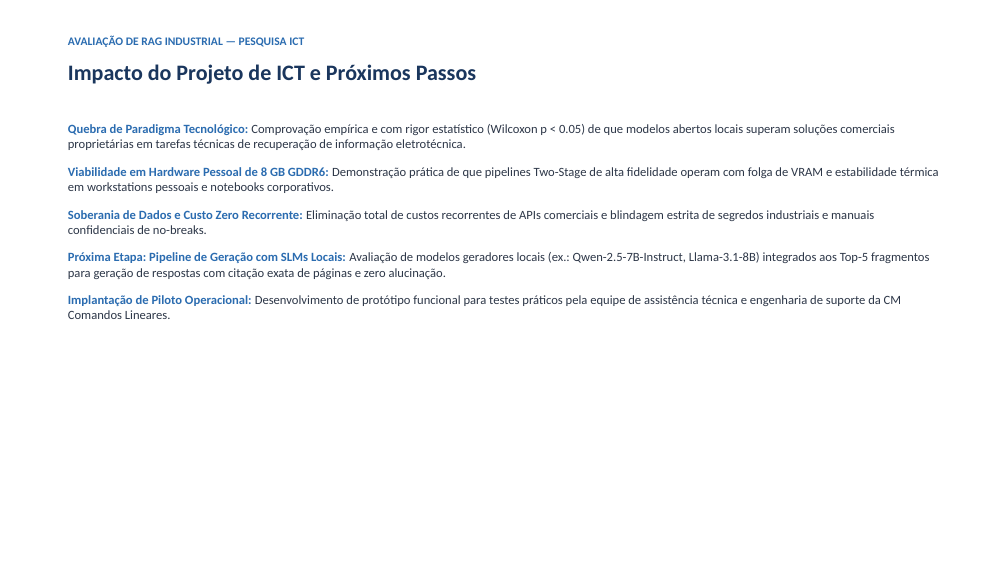
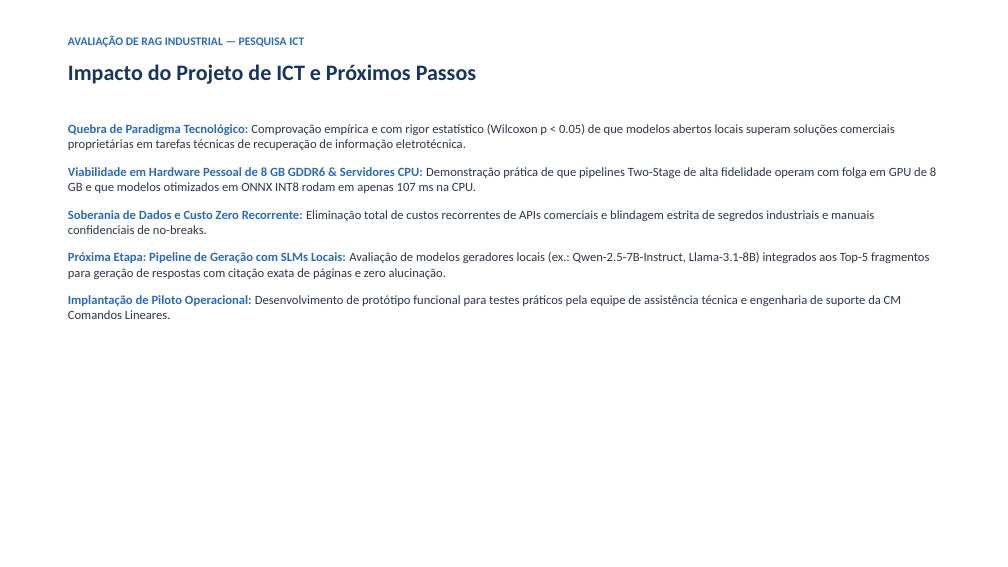
Before and after one commit to joaorura/rag_eval, a slide deck: slide 11 of docs/apresentacao_pesquisa_reuniao.pptx (slide 10 before the commit). Drawn at 1008x567 pixels with LibreOffice and Linux fonts; fonts in the diff are those of the drawing. Boxes give left, top, right and bottom in pixels: in the first picture for what was removed or moved away, otherwise in the second. Text is boxed around its words. In the diff, an @@ line names an element or a change of style, - is before the commit and + after.

```diff
--- a/docs/apresentacao_pesquisa_reuniao.pptx
+++ b/docs/apresentacao_pesquisa_reuniao.pptx
@@ text at [68, 165, 936, 193]: text changed @@
-Viabilidade em Hardware Pessoal de 8 GB GDDR6: Demonstração prática de que pipelines Two-Stage de alta fidelidade operam com folga de VRAM e estabilidade térmica em workstations pessoais e notebooks corporativos.
+Viabilidade em Hardware Pessoal de 8 GB GDDR6 & Servidores CPU: Demonstração prática de que pipelines Two-Stage de alta fidelidade operam com folga em GPU de 8 GB e que modelos otimizados em ONNX INT8 rodam em apenas 107 ms na CPU.
```
Also in this commit, not shown: 3 other slides changed, 1 slide added, 34 other files.
